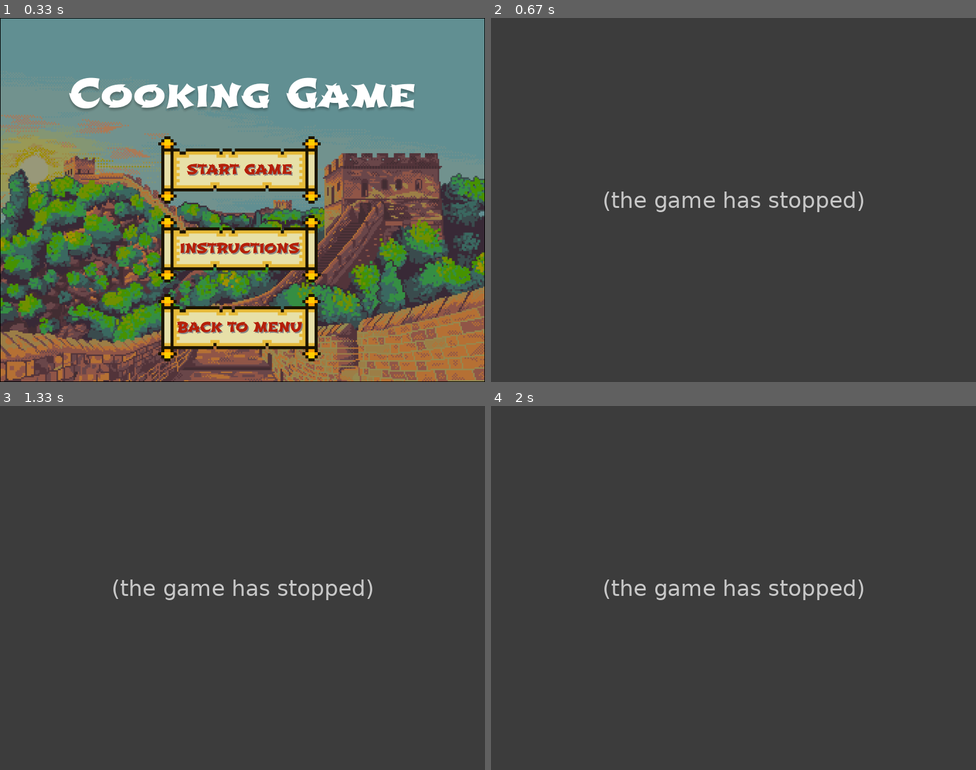
Above: before the commit, frames 1-4 (two rows, left to right).
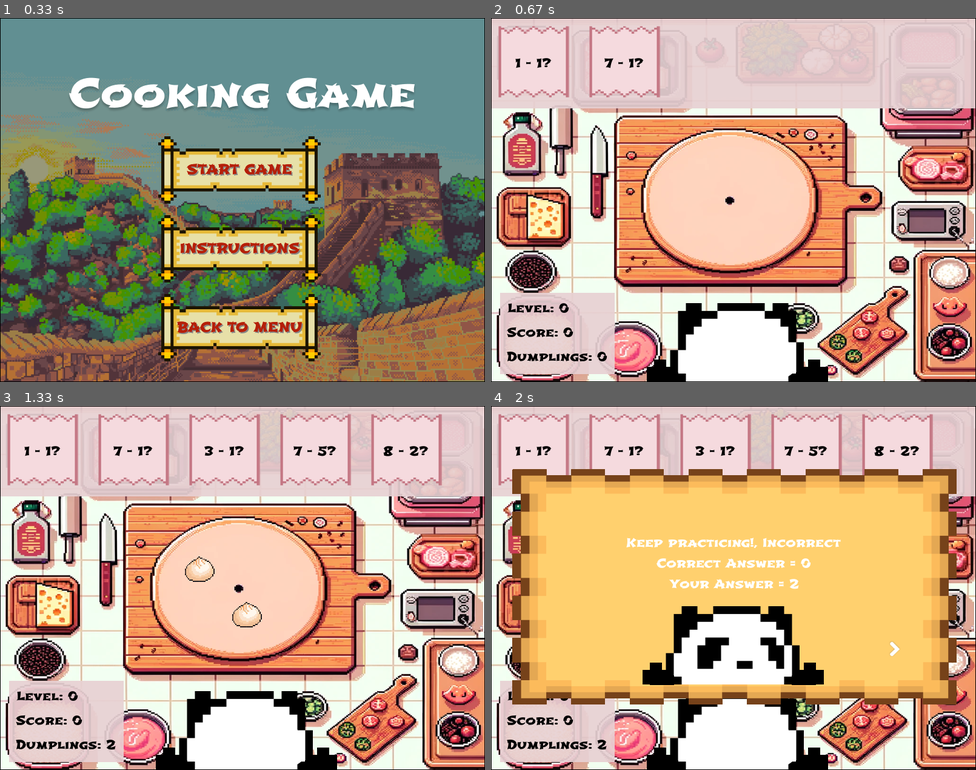
Above: after the commit, the same moments.

Repository: jocelyn-chang/digit-dynasty
Game: pygame game, started from CookingGame.py
Two runs of this game, one before a commit and one after it. Both use one fixed random seed, a clock stepped at 60 frames per second and the inputs below.
Inputs (mouse positions are in pixels of both pictures, inside the frame that each line leads up to):
- Up to frame 1 (0.33 s): no input
- Up to frame 2 (0.67 s): click "START GAME" at 0.38 s
- Up to frame 3 (1.33 s): hold Right 0.67-1.13 s; move the mouse to (223, 602) at 0.7 s; hold Right from 1.17 s (still down); tap Space at 1.23 s
- Up to frame 4 (2 s): tap Space at 1.53 s; release Right at 1.63 s

Frame 1 is identical in both runs. In frame 2, 99% of the frame differs, in the area x 0-100%, y 0-100%; in frame 3, 99%; in frame 4, 100%.
Error before the commit: IndexError: list index out of range (Player.py line 19); the game stopped at 0.38 s (later frames are placeholders)

Commit message:
fix running army end screen bugs

Diff:
--- a/SnakeGame.py
+++ b/SnakeGame.py
@@ -561,4 +561,4 @@
 # Run the game
 username = "jocelyn"
 password = 12345678
-snakeSums(username, password)
+# snakeSums(username, password)
--- a/data.csv
+++ b/data.csv
@@ -1,11 +1,7 @@
-<<<<<<< HEAD
 Robert,Robert123,0,0,0,0,0
-=======
-Robert,Robert123,1,1,1,2,0
->>>>>>> 5a85b26ad2a4a22d418dab8a5cf64e086dfa6a21
 Audrey,AudreyLi192004,0,0,0,8,0
 josh,1234,5,6,7,9,2
-hanwen,12345678,0,"('0',)",5,0,0
+hanwen,12345678,0,0,9,0,0
 eshan,31782314313,0,0,0,0,0
 kEVIN,AKSJBDASJK1,0,0,0,0,0
 jocelyn,12345678,0,0,0,0,0
--- a/runningArmy.py
+++ b/runningArmy.py
@@ -216,7 +216,7 @@
         MOUSE_X, MOUSE_Y = pygame.mouse.get_pos()
         GAME_MOUSE_POS = pygame.mouse.get_pos()
         # Load buttons
-        RETURN = Button(image = pygame.image.load("images/scroll_button.png"), pos = (266, 500), text_input = "TITLE SCREEN", font = get_font(18), base_colour = "#b51f09", hovering_colour = "White")
+        RETURN = Button(image = pygame.image.load("images/scroll_button.png"), pos = (400, 500), text_input = "TITLE SCREEN", font = get_font(18), base_colour = "#b51f09", hovering_colour = "White")
 
         screen.blit(LOSE_SCREEN, (0, 0))
 
@@ -244,7 +244,7 @@
             MOUSE_X, MOUSE_Y = pygame.mouse.get_pos()
             GAME_MOUSE_POS = pygame.mouse.get_pos()
             # Load buttons
-            RETURN = Button(image = pygame.image.load("images/scroll_button.png"), pos = (266, 500), text_input = "TITLE SCREEN", font = get_font(18), base_colour = "#b51f09", hovering_colour = "White")
+            RETURN = Button(image = pygame.image.load("images/scroll_button.png"), pos = (400, 500), text_input = "TITLE SCREEN", font = get_font(18), base_colour = "#b51f09", hovering_colour = "White")
 
             screen.blit(WIN_SCREEN, (0, 0))
 
